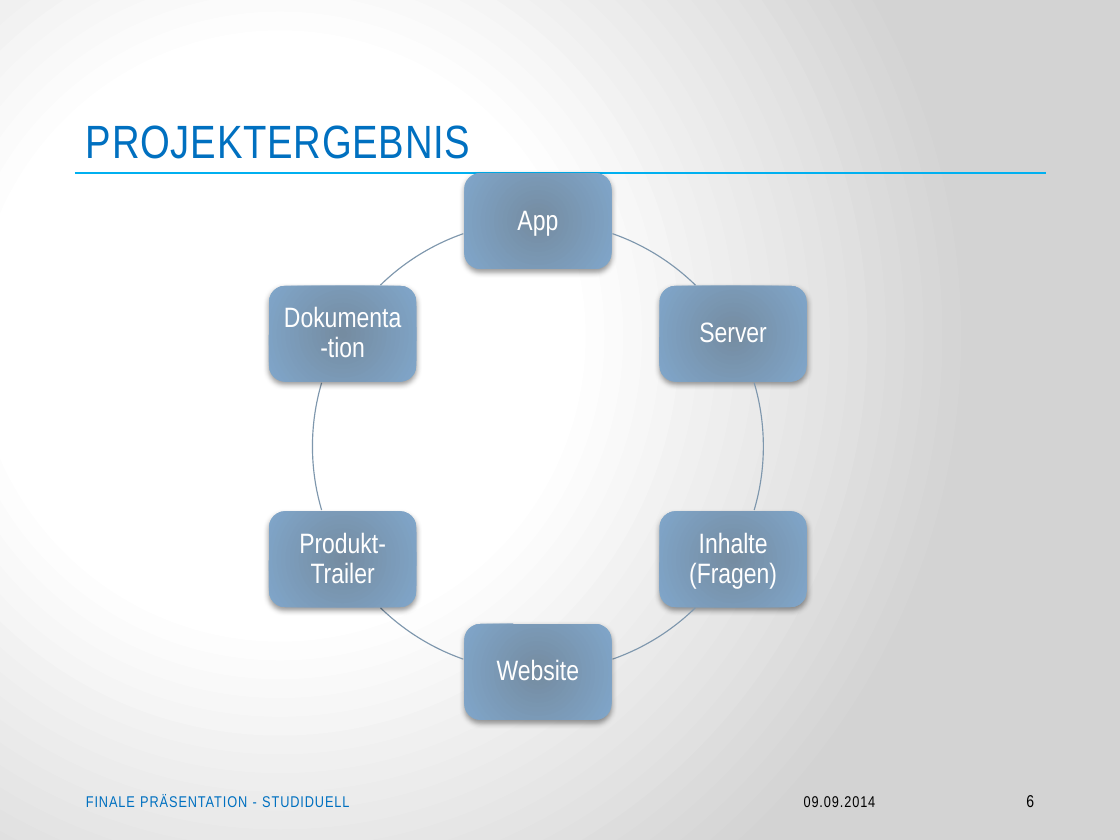
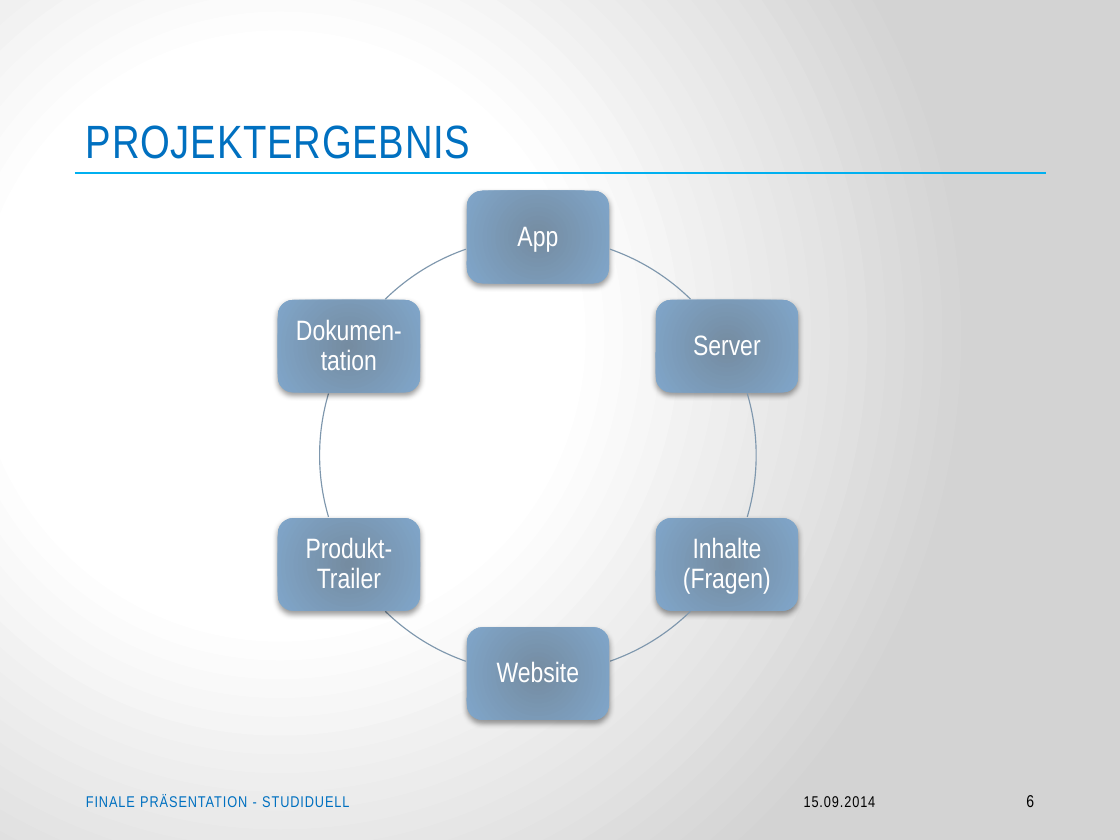
Before and after one commit to Jessi93/Quizduell, a slide deck: slide 6 of Documents/Präsentationen/2014.09.16_Finale Präsentation – Projekt Studiduell.pptx. Drawn at 1120x840 pixels with LibreOffice and Linux fonts; fonts in the diff are those of the drawing; background and template pictures are left out. Boxes give left, top, right and bottom in pixels: in the first picture for what was removed or moved away, otherwise in the second. Text is boxed around its words. In the diff, an @@ line names an element or a change of style, - is before the commit and + after.

```diff
--- a/Documents/Präsentationen/2014.09.16_Finale Präsentation – Projekt Studiduell.pptx
+++ b/Documents/Präsentationen/2014.09.16_Finale Präsentation – Projekt Studiduell.pptx
@@ rounded rectangle: place and size @@
-rounded rectangle at (465,174,613,269)
+rounded rectangle at (467,190,609,283)
@@ text "App": place and size @@
-text "App" at (517,211,558,235)
+text "App" at (517,227,558,251)
@@ freeform shape: place and size @@
-freeform shape at (312,221,764,672)
+freeform shape at (319,237,756,674)
@@ freeform shape: place and size @@
-freeform shape at (312,221,764,672)
+freeform shape at (319,237,756,674)
@@ freeform shape: place and size @@
-freeform shape at (312,221,764,672)
+freeform shape at (319,237,756,674)
@@ freeform shape: place and size @@
-freeform shape at (312,221,764,672)
+freeform shape at (319,237,756,674)
@@ freeform shape: place and size @@
-freeform shape at (312,221,764,672)
+freeform shape at (319,237,756,674)
@@ freeform shape: place and size @@
-freeform shape at (312,221,764,672)
+freeform shape at (319,237,756,674)
@@ rounded rectangle: place and size @@
-rounded rectangle at (269,286,417,381)
+rounded rectangle at (278,300,420,393)
@@ text removed at (284,307,401,357) @@
-Dokumenta-tion
@@ text added at (296,320,402,370), 18 pt, text #FFFFFF @@
+Dokumen-tation
@@ rounded rectangle: place and size @@
-rounded rectangle at (660,286,808,381)
+rounded rectangle at (656,300,799,393)
@@ text "Server": place and size @@
-text "Server" at (699,322,767,342)
+text "Server" at (693,335,761,355)
@@ rounded rectangle: place and size @@
-rounded rectangle at (269,512,417,607)
+rounded rectangle at (278,519,420,612)
@@ text "Produkt-Trailer": place and size @@
-text "Produkt-Trailer" at (299,533,386,583)
+text "Produkt-Trailer" at (306,538,393,588)
@@ rounded rectangle: place and size @@
-rounded rectangle at (660,512,808,607)
+rounded rectangle at (656,519,799,612)
@@ text "Inhalte (Fragen)": place and size @@
-text "Inhalte (Fragen)" at (689,533,777,589)
+text "Inhalte (Fragen)" at (683,538,771,594)
@@ rounded rectangle: place and size @@
-rounded rectangle at (465,624,613,719)
+rounded rectangle at (467,627,609,720)
@@ text at (804,796,876,807): text changed @@
-09.09.2014
+15.09.2014
```
Also in this commit, not shown: 12 other slides changed, 1 slide added, 1 slide removed.
